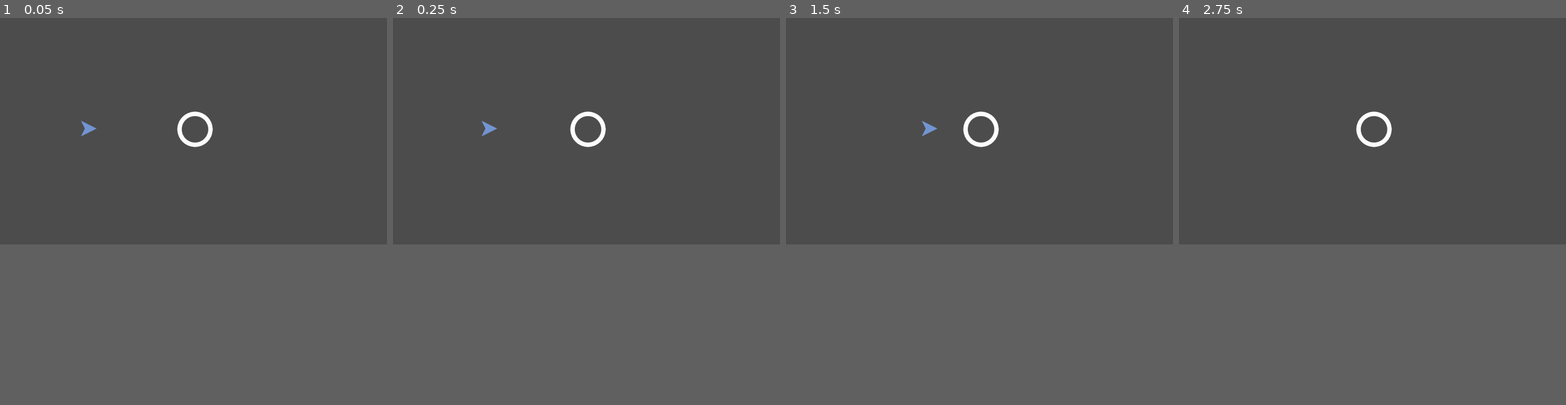
Above: before the commit, frames 1-4 (left to right).
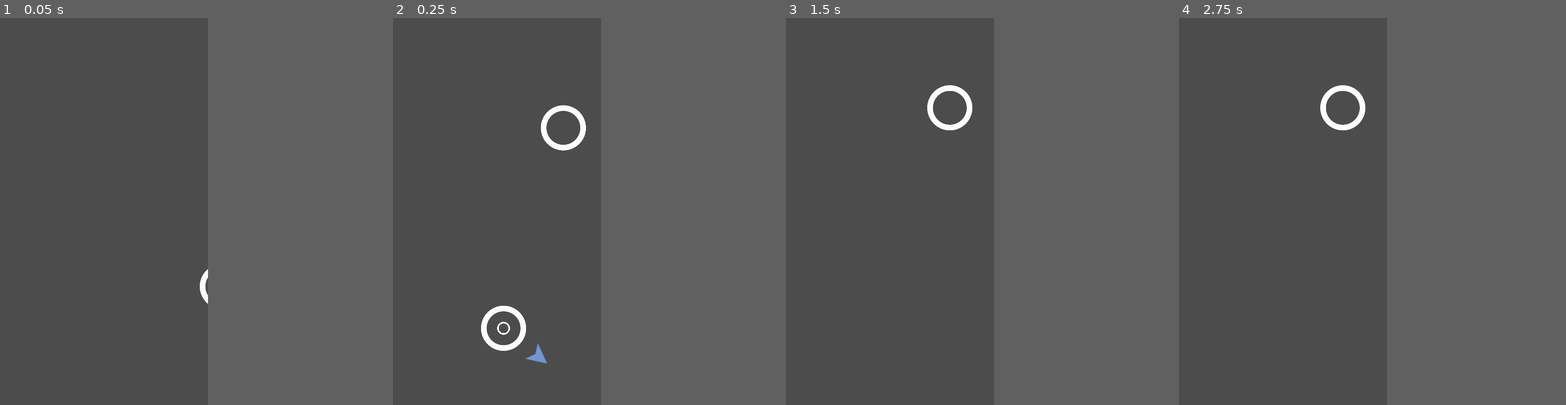
Above: after the commit, the same moments.

Repository: stewchan/circle-jump
Game: Godot game, scene res://objects/Main.tscn
Two runs of this game, one before a commit and one after it. Both use one fixed random seed, a clock stepped at 60 frames per second and the inputs below.
Inputs (mouse positions are in pixels of both pictures, inside the frame that each line leads up to):
- Up to frame 1 (0.05 s): no input
- Up to frame 2 (0.25 s): no input
- Up to frame 3 (1.5 s): move the mouse to (1064, 118) at 0.52 s; click (1064, 118) at 0.67 s; move the mouse to (902, 141) at 1.27 s; click (902, 141) at 1.42 s
- Up to frame 4 (2.75 s): move the mouse to (1411, 79) at 2.02 s; click (1411, 79) at 2.17 s
In our replay, the window is 800x468 before the commit and 430x800 after it. These sizes can differ from the game's own. Grey fills any space a smaller window leaves; there, only what the larger window draws over its background counts as a difference.

The runs differ from the first frame. In frame 1, 0.5% of the frame differs, in the area x 20-55%, y 24-74%; in frame 2, 1.4%, in the area x 22-55%, y 22-90%; in frame 3, 0.8%; in frame 4, 0.8%.

Commit message:
Smooth jumps and add implode

Diff:
--- a/Circle.gd
+++ b/Circle.gd
@@ -6,12 +6,10 @@
 var rotation_speed := PI
 
 
-func _ready() -> void:
-	init()
-
-
-func init(_radius := radius) -> void:
+func init(_position, _radius := radius) -> void:
+	position = _position
 	radius = _radius
+	rotation_speed *= pow(-1, randi() % 2)
 	$CollisionShape2D.shape = $CollisionShape2D.shape.duplicate()
 	$CollisionShape2D.shape.radius = radius
 	var img_size = $Sprite.texture.get_size().x / 2
@@ -21,3 +19,14 @@
 
 func _process(delta: float) -> void:
 	$Pivot.rotation += rotation_speed * delta
+
+
+func capture():
+	$AnimationPlayer.play("capture")
+
+
+func implode():
+	if !$AnimationPlayer.is_playing():
+		$AnimationPlayer.play("implode")
+	yield($AnimationPlayer, "animation_finished")
+	queue_free()
--- a/objects/Circle.tscn
+++ b/objects/Circle.tscn
@@ -11,10 +11,146 @@
 [sub_resource type="CircleShape2D" id=2]
 radius = 24.7386
 
+[sub_resource type="Animation" id=3]
+length = 0.001
+tracks/0/type = "value"
+tracks/0/path = NodePath(".:scale")
+tracks/0/interp = 1
+tracks/0/loop_wrap = true
+tracks/0/imported = false
+tracks/0/enabled = true
+tracks/0/keys = {
+"times": PoolRealArray( 0 ),
+"transitions": PoolRealArray( 1 ),
+"update": 0,
+"values": [ Vector2( 1, 1 ) ]
+}
+tracks/1/type = "value"
+tracks/1/path = NodePath(".:modulate")
+tracks/1/interp = 1
+tracks/1/loop_wrap = true
+tracks/1/imported = false
+tracks/1/enabled = true
+tracks/1/keys = {
+"times": PoolRealArray( 0 ),
+"transitions": PoolRealArray( 1 ),
+"update": 0,
+"values": [ Color( 1, 1, 1, 1 ) ]
+}
+tracks/2/type = "value"
+tracks/2/path = NodePath("SpriteEffect:scale")
+tracks/2/interp = 1
+tracks/2/loop_wrap = true
+tracks/2/imported = false
+tracks/2/enabled = true
+tracks/2/keys = {
+"times": PoolRealArray( 0 ),
+"transitions": PoolRealArray( 1 ),
+"update": 0,
+"values": [ Vector2( 1, 1 ) ]
+}
+tracks/3/type = "value"
+tracks/3/path = NodePath("SpriteEffect:self_modulate")
+tracks/3/interp = 1
+tracks/3/loop_wrap = true
+tracks/3/imported = false
+tracks/3/enabled = true
+tracks/3/keys = {
+"times": PoolRealArray( 0 ),
+"transitions": PoolRealArray( 1 ),
+"update": 0,
+"values": [ Color( 1, 1, 1, 1 ) ]
+}
+tracks/4/type = "value"
+tracks/4/path = NodePath("SpriteEffect:visible")
+tracks/4/interp = 1
+tracks/4/loop_wrap = true
+tracks/4/imported = false
+tracks/4/enabled = true
+tracks/4/keys = {
+"times": PoolRealArray( 0 ),
+"transitions": PoolRealArray( 1 ),
+"update": 0,
+"values": [ false ]
+}
+
+[sub_resource type="Animation" id=4]
+resource_name = "capture"
+length = 0.5
+tracks/0/type = "value"
+tracks/0/path = NodePath("SpriteEffect:visible")
+tracks/0/interp = 1
+tracks/0/loop_wrap = true
+tracks/0/imported = false
+tracks/0/enabled = true
+tracks/0/keys = {
+"times": PoolRealArray( 0 ),
+"transitions": PoolRealArray( 1 ),
+"update": 1,
+"values": [ true ]
+}
+tracks/1/type = "value"
+tracks/1/path = NodePath("SpriteEffect:scale")
+tracks/1/interp = 1
+tracks/1/loop_wrap = true
+tracks/1/imported = false
+tracks/1/enabled = true
+tracks/1/keys = {
+"times": PoolRealArray( 0, 0.1 ),
+"transitions": PoolRealArray( 1, 1 ),
+"update": 0,
+"values": [ Vector2( 1, 1 ), Vector2( 0.1, 0.1 ) ]
+}
+tracks/2/type = "value"
+tracks/2/path = NodePath("SpriteEffect:self_modulate")
+tracks/2/interp = 1
+tracks/2/loop_wrap = true
+tracks/2/imported = false
+tracks/2/enabled = true
+tracks/2/keys = {
+"times": PoolRealArray( 0, 0.5 ),
+"transitions": PoolRealArray( 1, 1 ),
+"update": 0,
+"values": [ Color( 1, 1, 1, 1 ), Color( 1, 1, 1, 1 ) ]
+}
+
+[sub_resource type="Animation" id=5]
+resource_name = "implode"
+length = 0.4
+tracks/0/type = "value"
+tracks/0/path = NodePath(".:scale")
+tracks/0/interp = 1
+tracks/0/loop_wrap = true
+tracks/0/imported = false
+tracks/0/enabled = true
+tracks/0/keys = {
+"times": PoolRealArray( 0, 0.4 ),
+"transitions": PoolRealArray( 1, 1 ),
+"update": 0,
+"values": [ Vector2( 1, 1 ), Vector2( 0.1, 0.1 ) ]
+}
+tracks/1/type = "value"
+tracks/1/path = NodePath(".:modulate")
+tracks/1/interp = 1
+tracks/1/loop_wrap = true
+tracks/1/imported = false
+tracks/1/enabled = true
+tracks/1/keys = {
+"times": PoolRealArray( 0, 0.4 ),
+"transitions": PoolRealArray( 1, 1 ),
+"update": 0,
+"values": [ Color( 1, 1, 1, 1 ), Color( 1, 1, 1, 0 ) ]
+}
+
 [node name="Circle" type="Area2D"]
 script = ExtResource( 3 )
 
 [node name="Sprite" type="Sprite" parent="."]
+material = SubResource( 1 )
+texture = ExtResource( 2 )
+
+[node name="SpriteEffect" type="Sprite" parent="."]
+visible = false
 material = SubResource( 1 )
 texture = ExtResource( 2 )
 
@@ -24,3 +160,8 @@
 [node name="Pivot" type="Node2D" parent="."]
 
 [node name="OrbitPosition" type="Position2D" parent="Pivot"]
+
+[node name="AnimationPlayer" type="AnimationPlayer" parent="."]
+anims/RESET = SubResource( 3 )
+anims/capture = SubResource( 4 )
+anims/implode = SubResource( 5 )
--- a/objects/Jumper.gd
+++ b/objects/Jumper.gd
@@ -1,9 +1,18 @@
 extends Area2D
 
+
+signal captured(area)
+
+onready var trail = $Trail/Points
+var trail_length = 25
 
 var velocity := Vector2(100, 0)
 var jump_speed := 1000
 var target : Area2D = null
+
+
+func _ready() -> void:
+	trail.position = position
 
 
 func _unhandled_input(event: InputEvent) -> void:
@@ -12,17 +21,26 @@
 
 
 func jump() -> void:
+	target.implode()
 	target = null
 	velocity = transform.x * jump_speed
 
 
 func _physics_process(delta: float) -> void:
+#	if trail.points.size() > trail_length:
+#		trail.remove_point(0)
+#	trail.add_point(position)
+
 	if target:
 		transform = target.orbit_position.global_transform
 	else:
 		position += velocity * delta
 
 
+
+
 func _on_Jumper_area_entered(area: Area2D) -> void:
 	target = area
-	velocity = Vector2()
+	target.get_node("Pivot").rotation = (position - target.position).angle()
+	velocity = Vector2.ZERO
+	emit_signal("captured", area)
--- a/objects/Jumper.tscn
+++ b/objects/Jumper.tscn
@@ -7,6 +7,10 @@
 [sub_resource type="ShaderMaterial" id=1]
 shader = ExtResource( 3 )
 shader_param/color = Color( 0.45098, 0.588235, 0.827451, 1 )
+
+[sub_resource type="Gradient" id=2]
+offsets = PoolRealArray( 0, 0.0026178, 1 )
+colors = PoolColorArray( 0, 0, 0, 1, 0.129412, 0.129412, 0.129412, 0, 0.773438, 0.507083, 0.0915698, 1 )
 
 [node name="Jumper" type="Area2D"]
 script = ExtResource( 2 )
@@ -20,4 +24,9 @@
 
 [node name="VisibilityNotifier2D" type="VisibilityNotifier2D" parent="."]
 
+[node name="Trail" type="Node2D" parent="."]
+
+[node name="Points" type="Line2D" parent="Trail"]
+gradient = SubResource( 2 )
+
 [connection signal="area_entered" from="." to="." method="_on_Jumper_area_entered"]
--- /dev/null
+++ b/objects/Main.gd
@@ -0,0 +1,36 @@
+extends Node2D
+
+var Circle = preload("res://objects/Circle.tscn")
+var Jumper = preload("res://objects/Jumper.tscn")
+
+var player
+
+
+func _ready() -> void:
+	randomize()
+	new_game()
+
+
+func new_game():
+	$Camera2D.position = $StartPosition.position
+	player = Jumper.instance()
+	player.position = $StartPosition.position
+	add_child(player)
+	player.connect("captured", self, "_on_Jumper_captured")
+	spawn_circle($StartPosition.position)
+
+
+func spawn_circle(_position = null) -> void:
+	var c = Circle.instance()
+	if _position == null:
+		var x = rand_range(-150, 150)
+		var y = rand_range(-500, -400)
+		_position = player.target.position + Vector2(x, y)
+	add_child(c)
+	c.init(_position)
+
+
+func _on_Jumper_captured(object):
+	$Camera2D.position = object.position
+	object.capture()
+	call_deferred("spawn_circle")
--- a/objects/Main.tscn
+++ b/objects/Main.tscn
@@ -1,12 +1,15 @@
-[gd_scene load_steps=3 format=2]
+[gd_scene load_steps=2 format=2]
 
-[ext_resource path="res://objects/Jumper.tscn" type="PackedScene" id=1]
-[ext_resource path="res://objects/Circle.tscn" type="PackedScene" id=2]
+[ext_resource path="res://objects/Main.gd" type="Script" id=1]
 
 [node name="Main" type="Node2D"]
+script = ExtResource( 1 )
 
-[node name="Jumper" parent="." instance=ExtResource( 1 )]
-position = Vector2( 230, 293 )
+[node name="StartPosition" type="Position2D" parent="."]
+position = Vector2( 209, 638 )
 
-[node name="Circle" parent="." instance=ExtResource( 2 )]
-position = Vector2( 516, 295 )
+[node name="Camera2D" type="Camera2D" parent="."]
+offset = Vector2( 0, -200 )
+current = true
+smoothing_enabled = true
+smoothing_speed = 10.0
--- a/project.godot
+++ b/project.godot
@@ -14,6 +14,11 @@
 run/main_scene="res://objects/Main.tscn"
 config/icon="res://icon.png"
 
+[display]
+
+window/size/width=430
+window/size/height=800
+
 [gui]
 
 common/drop_mouse_on_gui_input_disabled=true
Not shown: 1 places in objects/Circle.tscn that only renumber resources
Not shown: 1 places in objects/Jumper.tscn that only renumber resources
